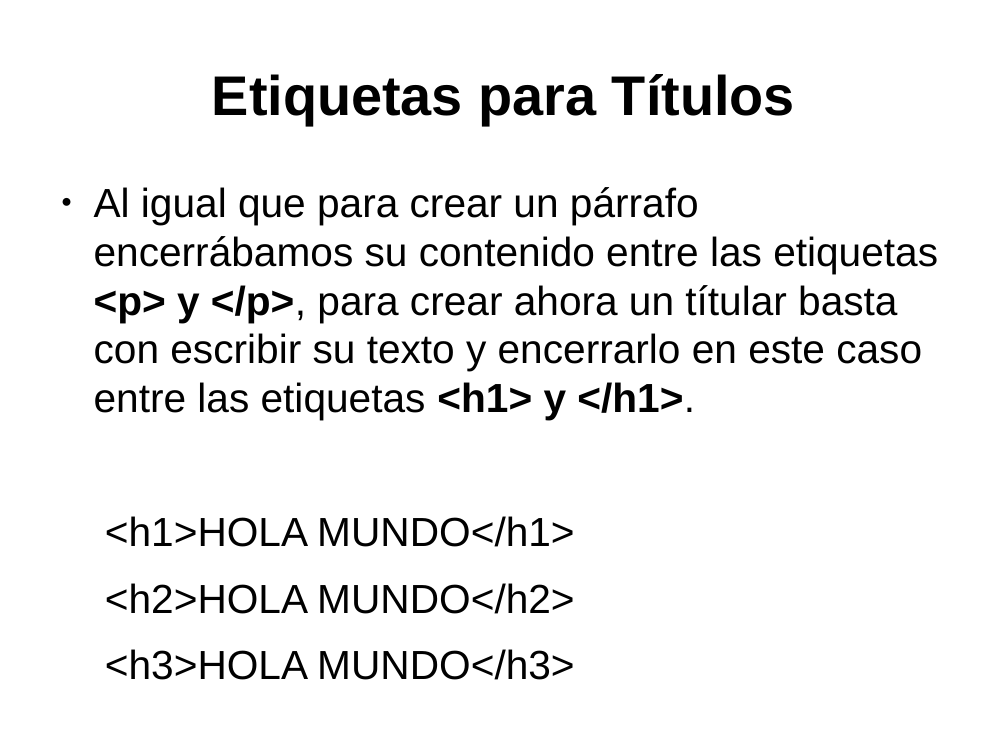
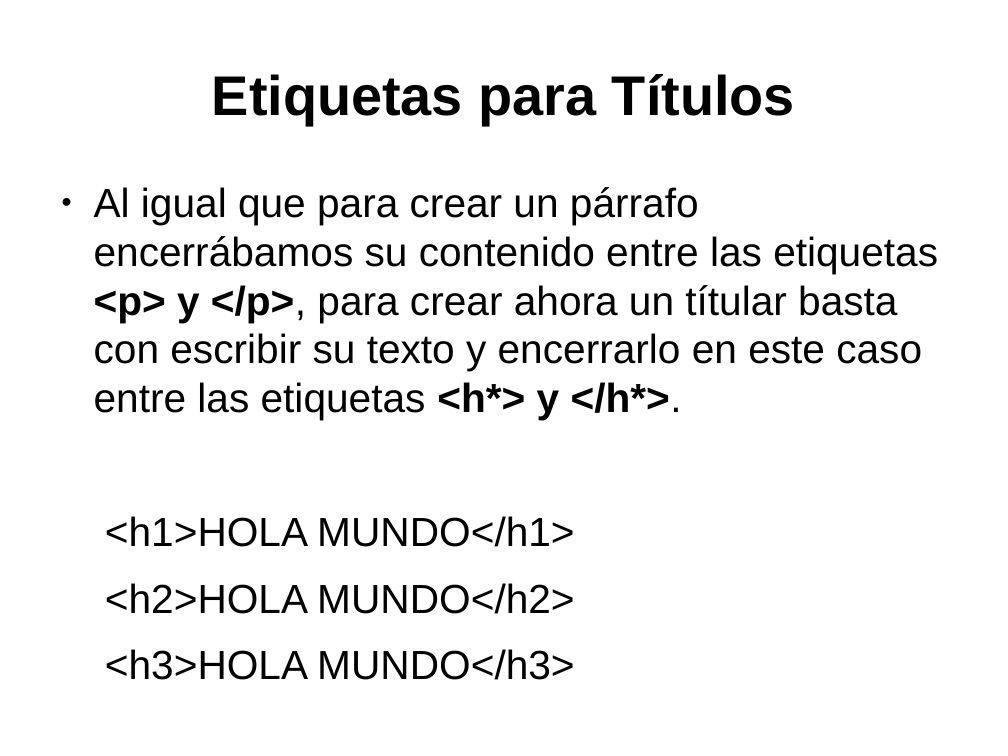
Before and after one commit to toblerone554/CampusInfantil2016, a slide deck: slide 19 of Veteranos/html/PresentaciónHTML.odp. Drawn at 1008x756 pixels with LibreOffice and Linux fonts; fonts in the diff are those of the drawing. Boxes give left, top, right and bottom in pixels: in the first picture for what was removed or moved away, otherwise in the second. Text is boxed around its words. In the diff, an @@ line names an element or a change of style, - is before the commit and + after.

```diff
--- a/Veteranos/html/PresentaciónHTML.odp
+++ b/Veteranos/html/PresentaciónHTML.odp
@@ text at box(94, 187, 938, 420): text changed @@
-● Al igual que para crear un párrafo encerrábamos su contenido entre las etiquetas <p> y </p>, para crear ahora un títular basta con escribir su texto y encerrarlo en este caso entre las etiquetas <h1> y </h1>.
+● Al igual que para crear un párrafo encerrábamos su contenido entre las etiquetas <p> y </p>, para crear ahora un títular basta con escribir su texto y encerrarlo en este caso entre las etiquetas <h*> y </h*>.
```
Also in this commit, not shown: 6 other slides changed, 4 slides added, 1 slide removed, 8 other files.
